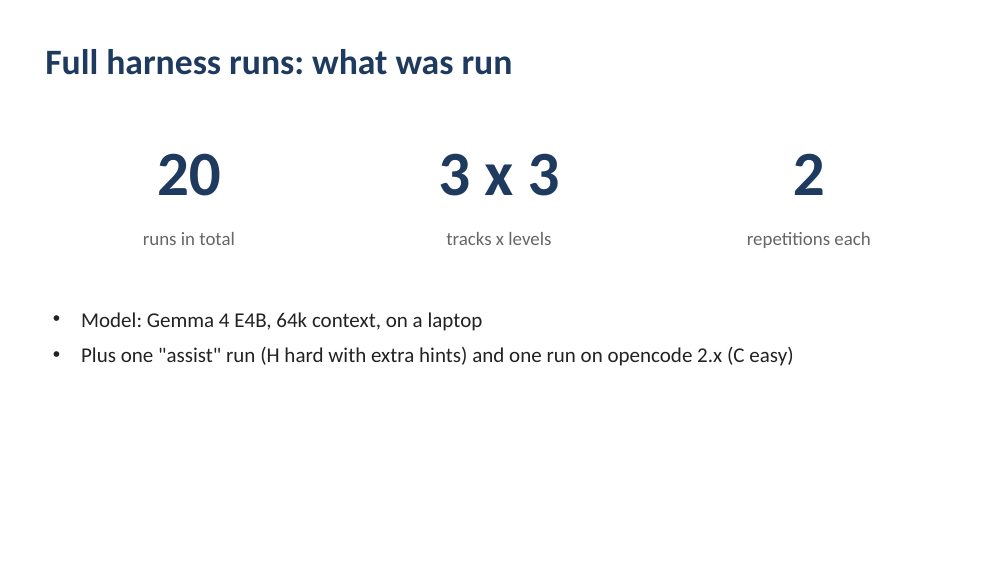
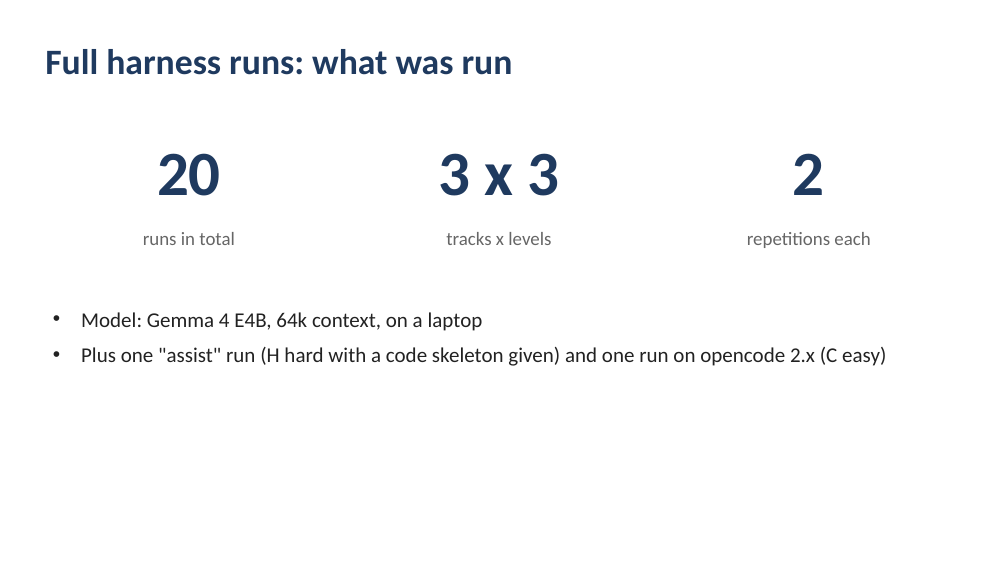
Before and after one commit to SiddharthaKR/testlocal, a slide deck: slide 9 of docs/AI_FPGA_demo_summary.pptx. Drawn at 1008x567 pixels with LibreOffice and Linux fonts; fonts in the diff are those of the drawing. Boxes give left, top, right and bottom in pixels: in the first picture for what was removed or moved away, otherwise in the second. Text is boxed around its words. In the diff, an @@ line names an element or a change of style, - is before the commit and + after.

```diff
--- a/docs/AI_FPGA_demo_summary.pptx
+++ b/docs/AI_FPGA_demo_summary.pptx
@@ text at (81, 347, 886, 366): text changed @@
-• Plus one "assist" run (H hard with extra hints) and one run on opencode 2.x (C easy)
+• Plus one "assist" run (H hard with a code skeleton given) and one run on opencode 2.x (C easy)
```
